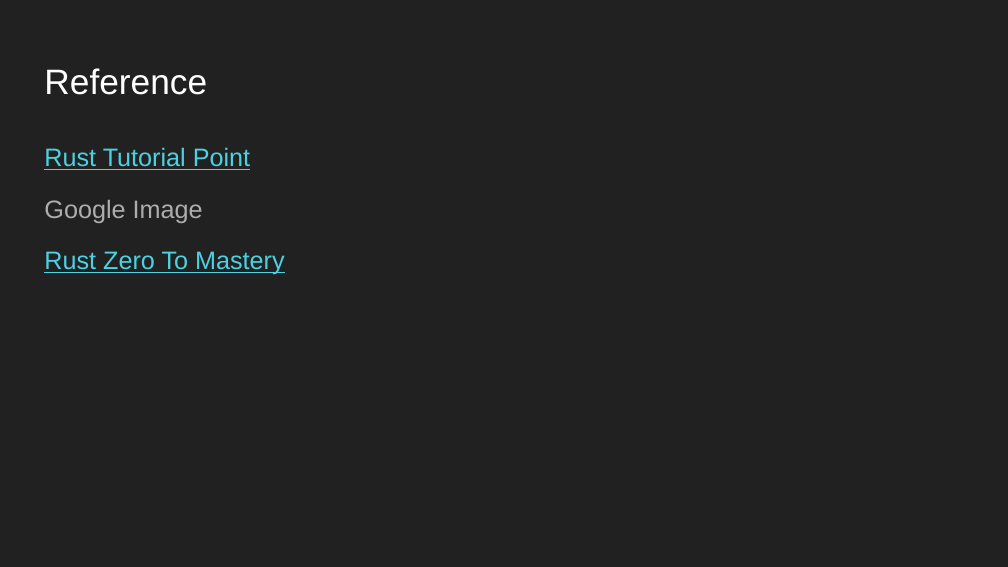
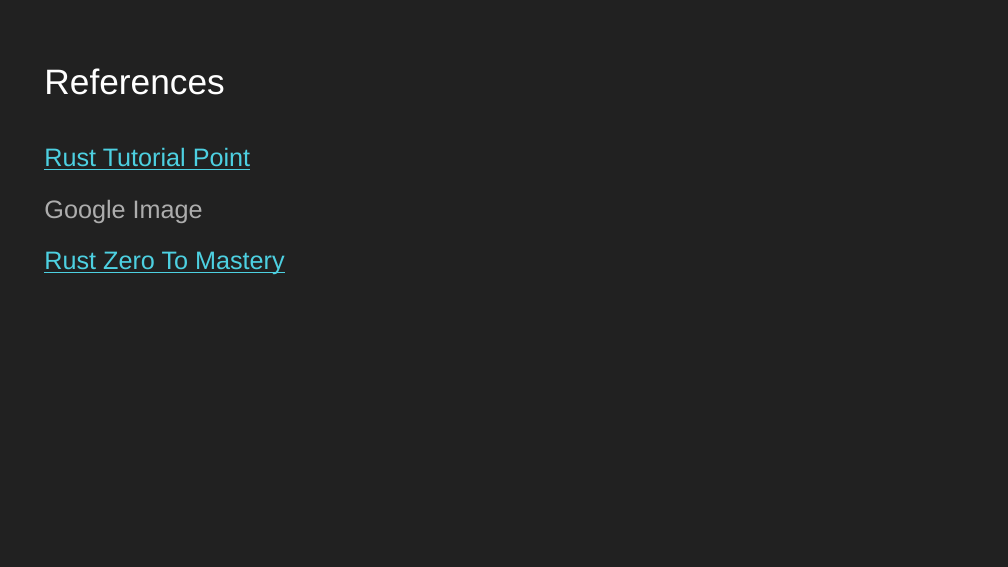
Before and after one commit to minhnbcc/Rust_ResearchProject, a slide deck: slide 28 of Research Project 2022 - Jay & Minh.pptx. Drawn at 1008x567 pixels with LibreOffice and Linux fonts; fonts in the diff are those of the drawing. Boxes give left, top, right and bottom in pixels: in the first picture for what was removed or moved away, otherwise in the second. Text is boxed around its words. In the diff, an @@ line names an element or a change of style, - is before the commit and + after.

Commit message:
post ppt

```diff
--- a/Research Project 2022 - Jay & Minh.pptx
+++ b/Research Project 2022 - Jay & Minh.pptx
@@ title at (44,68,224,95): text changed @@
-Reference
+References
```
